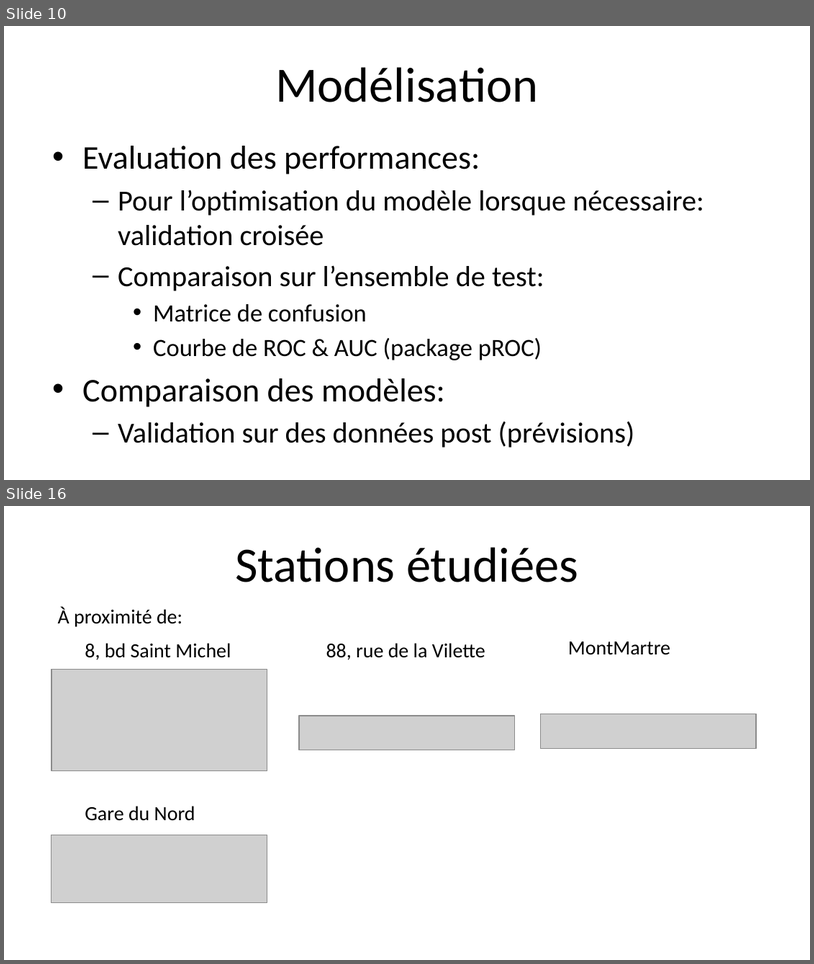
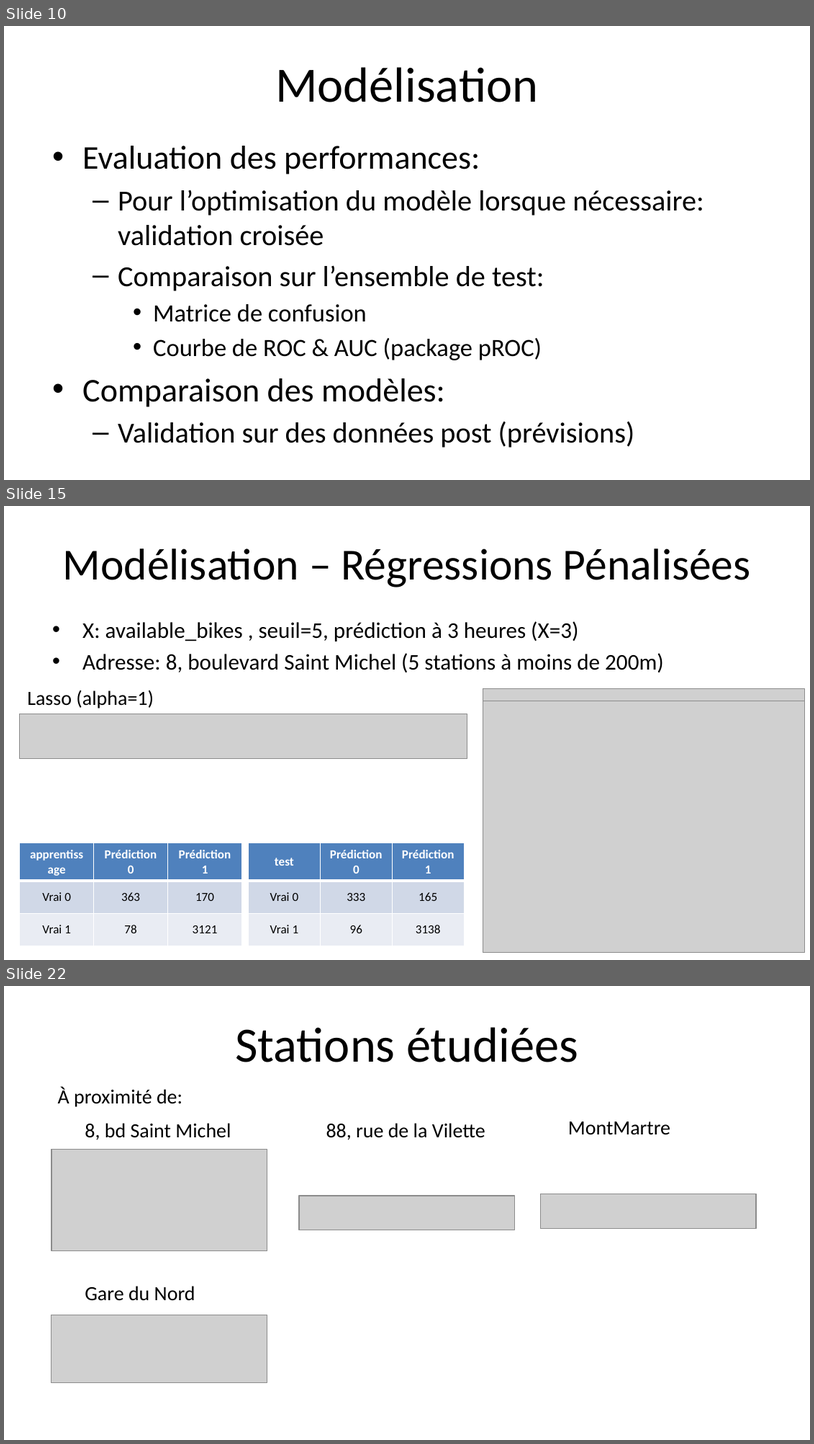
Before and after one commit to DianeBeldame/AppVelib, a slide deck: Presentation v0.2.pptx. Shown one above the other, each under a label of ours: slides 10 and 16 before the commit, slides 10, 15 and 22 after it; the slides between them are not shown. The pictures are 814x964 and 814x1444 pixels, drawn with LibreOffice and Linux fonts; fonts in the diff are those of the drawing; grey boxes stand for pictures. Boxes give left, top, right and bottom in pixels: in the first picture for what was removed or moved away, otherwise in the second. Text is boxed around its words. In the diff, an @@ line names an element or a change of style, - is before the commit and + after.

```diff
--- a/Presentation v0.2.pptx
+++ b/Presentation v0.2.pptx
@@ slide 15 added at bbox=[4, 506, 810, 960], background #FFFFFF @@
@@ title added at bbox=[63, 548, 751, 587], 39.6 pt, text #000000 @@
+Modélisation – Régressions Pénalisées
@@ text added at bbox=[82, 621, 664, 672], 20 pt, text #000000 @@
+• X: available_bikes , seuil=5, prédiction à 3 heures (X=3)
+• Adresse: 8, boulevard Saint Michel (5 stations à moins de 200m)
@@ text added at bbox=[27, 690, 154, 708], 18 pt, text #000000 @@
+Lasso (alpha=1)
@@ picture added at bbox=[483, 688, 805, 939] @@
@@ picture added at bbox=[19, 714, 467, 759] @@
@@ picture added at bbox=[483, 701, 805, 952] @@
@@ table added at bbox=[19, 842, 242, 945], 3 rows, 3 columns @@
+apprentissage | Prédiction 0 | Prédiction 1
+Vrai 0 | 363 | 170
+Vrai 1 | 78 | 3121
@@ table added at bbox=[248, 842, 463, 945], 3 rows, 3 columns @@
+test | Prédiction 0 | Prédiction 1
+Vrai 0 | 333 | 165
+Vrai 1 | 96 | 3138
@@ what was slide 16 is now slide 22 @@
```
Also in this commit, not shown: 4 slides changed, 6 other slides added, 1 slide removed, 2 other files.
